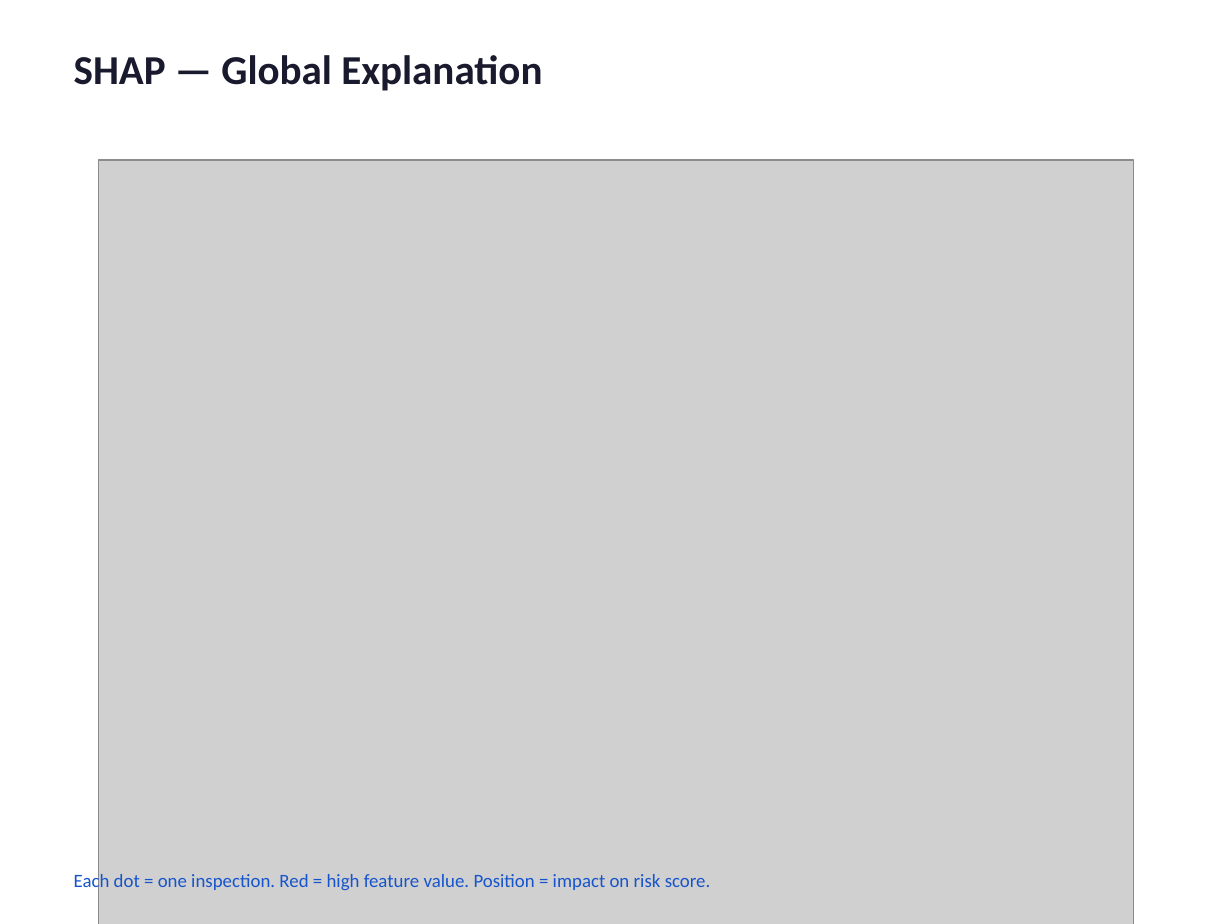
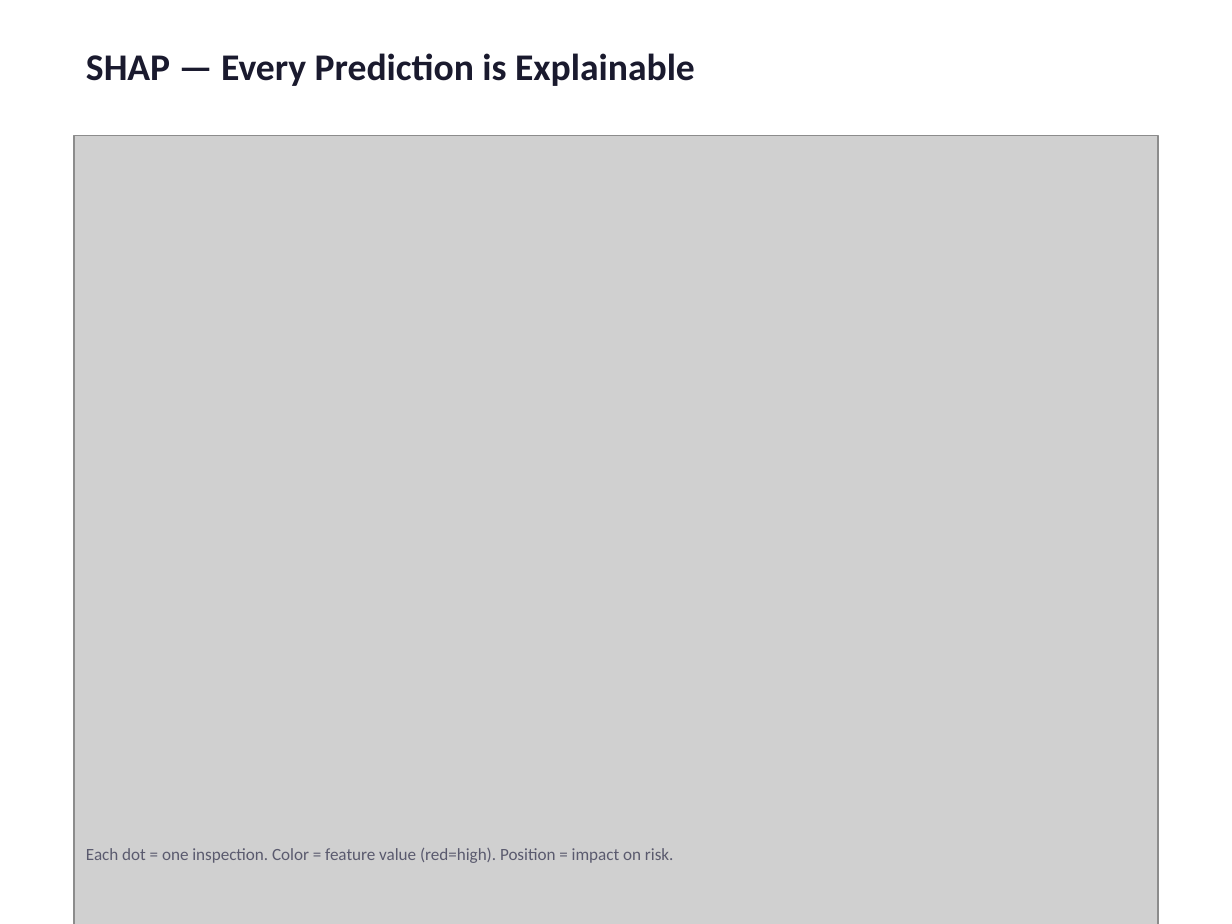
Before and after one commit to santiago-dc/qualifyze-case-study, a slide deck: slide 13 of reports/presentation.pptx (slide 10 before the commit). Drawn at 1232x924 pixels with LibreOffice and Linux fonts; fonts in the diff are those of the drawing; grey boxes stand for pictures. Boxes give left, top, right and bottom in pixels: in the first picture for what was removed or moved away, otherwise in the second. Text is boxed around its words. In the diff, an @@ line names an element or a change of style, - is before the commit and + after.

```diff
--- a/reports/presentation.pptx
+++ b/reports/presentation.pptx
@@ text at [86,53,695,86]: text changed; size 24 to 22 pt @@
-SHAP — Global Explanation
+SHAP — Every Prediction is Explainable
@@ picture: place and size @@
-picture at [99,160,1133,924]
+picture at [74,136,1158,924]
@@ text at [86,848,674,863]: text changed; size 11 to 10 pt; text colour #1654CC to #5A5A6E @@
-Each dot = one inspection. Red = high feature value. Position = impact on risk score.
+Each dot = one inspection. Color = feature value (red=high). Position = impact on risk.
```
Also in this commit, not shown: 4 other slides changed, 13 slides added, 10 slides removed, 3 other files.
